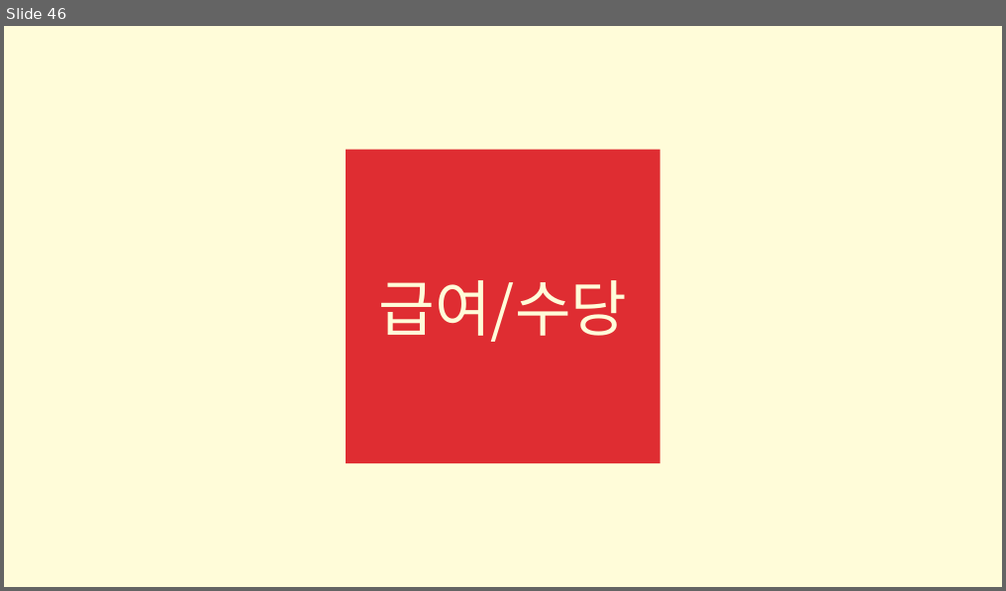
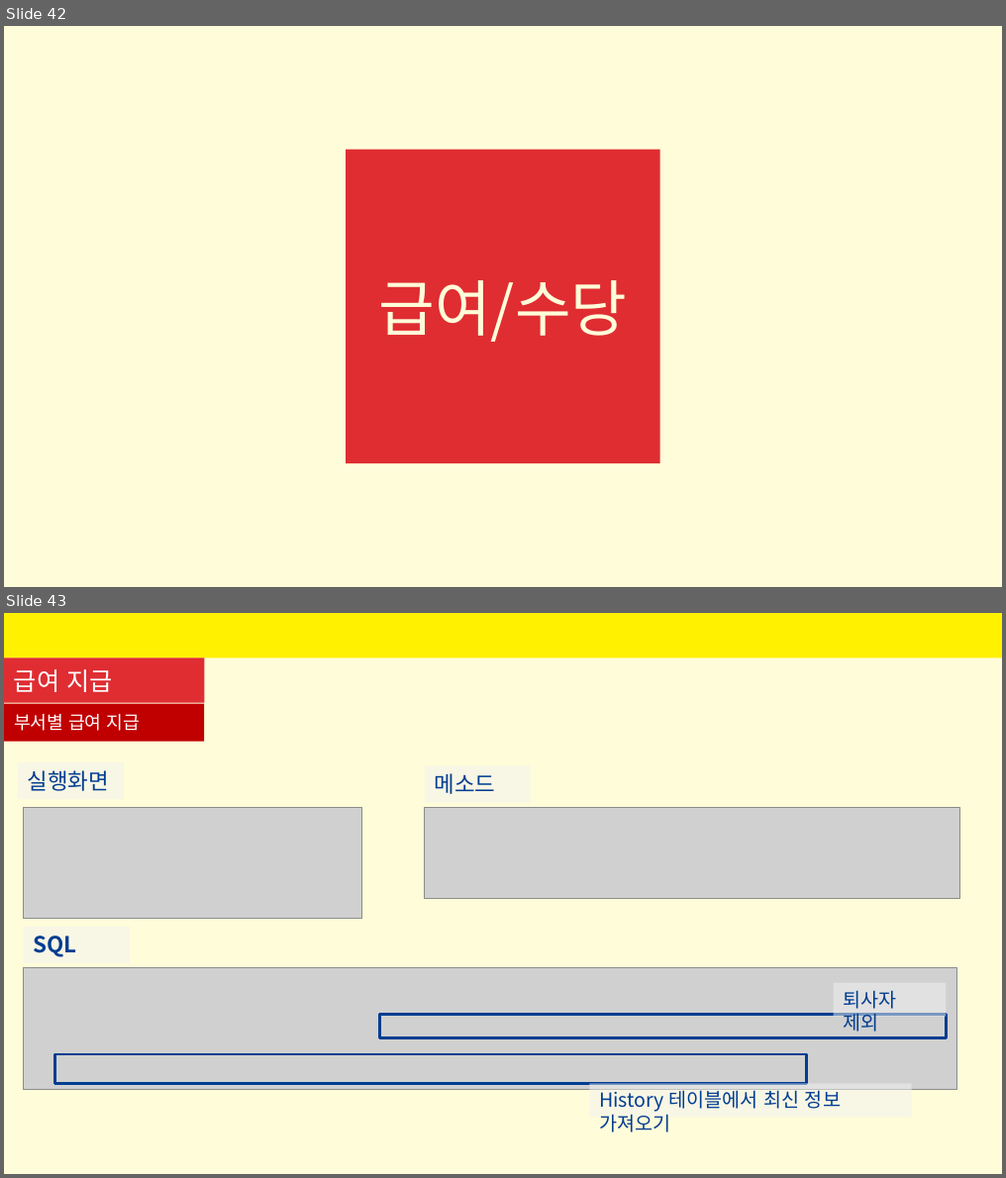
Before and after one commit to SeyoungKim30/HRmanagingApp, a slide deck: 인사프로그램-김세영.pptx. Shown one above the other, each under a label of ours: slide 46 before the commit, slides 42 and 43 after it. The pictures are 1006x591 and 1006x1178 pixels, drawn with LibreOffice and Linux fonts; fonts in the diff are those of the drawing; grey boxes stand for pictures. Boxes give left, top, right and bottom in pixels: in the first picture for what was removed or moved away, otherwise in the second. Text is boxed around its words. In the diff, an @@ line names an element or a change of style, - is before the commit and + after.

```diff
--- a/인사프로그램-김세영.pptx
+++ b/인사프로그램-김세영.pptx
@@ slide 43 added at [4,613,1002,1174], background #FFFCD9 @@
@@ rectangle added at [4,613,1002,658], fill #FFF100 @@
@@ rectangle added at [4,658,205,703], fill #DF2D32 @@
@@ title added at [14,669,112,692], 18 pt, text #FFFFFF @@
+급여 지급
@@ rectangle added at [4,704,205,742], fill #C00000 @@
@@ text added at [14,714,140,731], 13 pt, text #FFFFFF @@
+부서별 급여 지급
@@ rectangle added at [18,762,124,799], fill #F2F2F2 at 50% opacity, 16 pt, text #003D91 @@
+실행화면
@@ rectangle added at [424,765,530,803], fill #F2F2F2 at 50% opacity, 16 pt, text #003D91 @@
+메소드
@@ picture added at [24,808,362,919] @@
@@ picture added at [424,808,960,899] @@
@@ rectangle added at [24,927,130,963], fill #F2F2F2 at 50% opacity, 16 pt, text #003D91, bold @@
+SQL
@@ picture added at [24,968,957,1090] @@
@@ rectangle added at [834,983,946,1017], fill #F2F2F2 at 50% opacity, 14 pt, text #003D91 @@
+퇴사자 제외
@@ rectangle added at [380,1014,946,1038], outline #003D91 2 pt @@
@@ rectangle added at [54,1055,806,1083], outline #003D91 2 pt @@
@@ rectangle added at [590,1084,912,1118], fill #F2F2F2 at 50% opacity, 14 pt, text #003D91 @@
+History 테이블에서 최신 정보 가져오기
@@ what was slide 46 is now slide 42 @@
```
Also in this commit, not shown: 11 slides changed, 4 other slides added, 6 slides removed, 28 other files.
